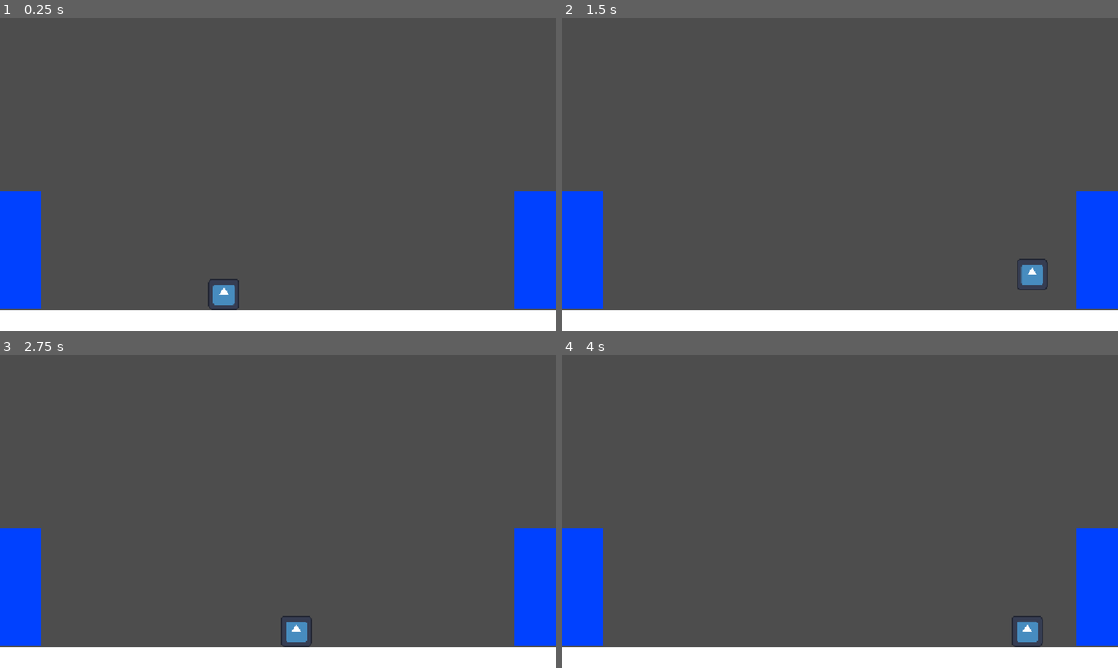
Above: before the commit, frames 1-4 (two rows, left to right).
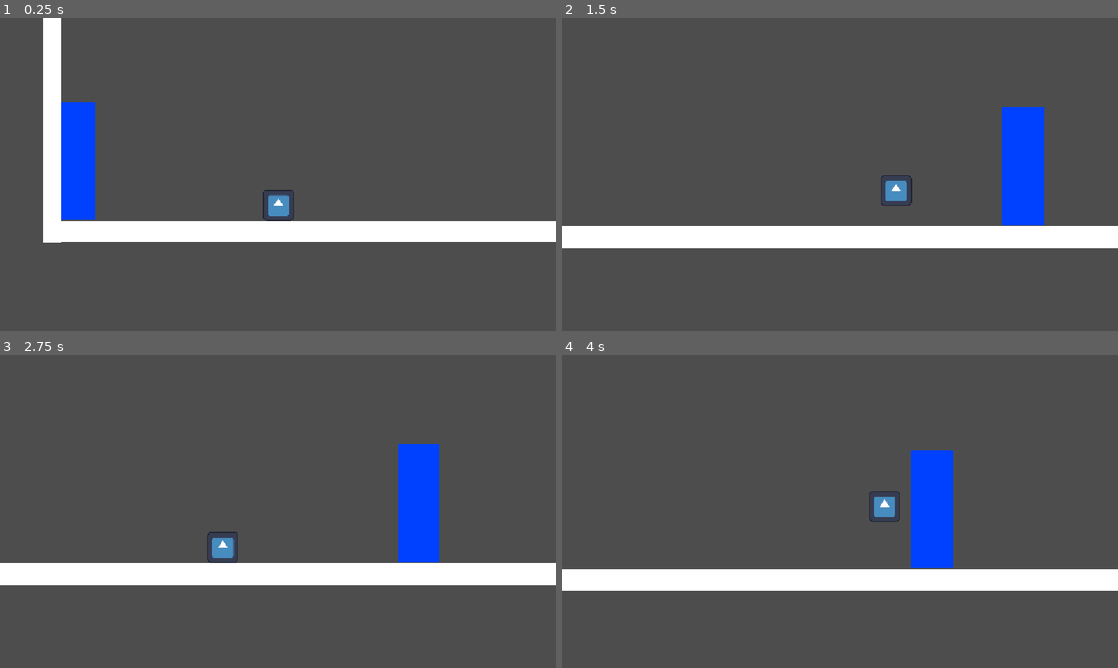
Above: after the commit, the same moments.

Repository: KaileyCo/SpiderKing
Game: Godot game, scene res://scenes/scene_one.tscn
Two runs of this game, one before a commit and one after it. Both use one fixed random seed, a clock stepped at 60 frames per second and the inputs below. The project has no main scene, so this scene is started directly. The engine's default icon, where the game draws it, is replaced by a stand-in: a white triangle on a blue panel in a dark square.
Inputs:
- Up to frame 1 (0.25 s): no input
- Up to frame 2 (1.5 s): tap Enter at 0.5 s; hold Shift (shift) 0.53-1.28 s; hold D (move_right) from 0.53 s (still down); tap Space (jump) at 0.77, 0.8, 1.07, 1.35 s
- Up to frame 3 (2.75 s): tap Space (jump) at 1.52, 1.82, 2.3 s; tap Shift (shift) at 1.55 s; release D (move_right) at 2.03 s; hold A (move_left) from 2.03 s (still down); hold Shift (shift) from 2.03 s (still down)
- Up to frame 4 (4 s): release A (move_left) at 2.78 s; release Shift (shift) at 2.78 s; hold D (move_right) from 2.78 s (still down); tap Shift (shift) at 2.85 s; tap Space (jump) at 3.02, 3.32, 3.6, 3.77 s

The runs differ from the first frame. In frame 1, 23% of the frame differs, in the area x 0-100%, y 0-100%; in frame 2, 22%; in frame 3, 22%; in frame 4, 22%.

Commit message:
Added Dash, Wall Jump, Camera
Shift to dash (once in air), wall jump kinda like Silksong, so you can climb, camera follows player but doesn't stay centered. Acceleration and deceleration added (higher values = less sliding)

Diff:
--- a/Gonzalo - Godot Movement Test/player/player_2d.gd
+++ b/Gonzalo - Godot Movement Test/player/player_2d.gd
@@ -1,32 +1,126 @@
 extends CharacterBody2D
 
 
-const SPEED = 300.0
-const SPRINT_MULTIPLIER = 2.0
-const JUMP_VELOCITY = -400.0
+const SPEED = 300.0           # Max speed of the player
+const JUMP_VELOCITY = -400.0  # Power of the jump (negative y means up in godot)
+
+# How quickly players reaches top speed or stops
+# Time to reach top speed or stop: (Speed / Accel or Deccel)
+const ACCELERATION = 2400.0
+const DECELERATION = 3000.0
+
+const DASH_SPEED = 700.0   # How fast the dash is
+const DASH_DURATION = 0.15 # How long the dash lasts
+
+const WALL_SLIDE_SPEED = 100.0         # How quickly (or slowly) you slide down a wall
+const WALL_SLIDE_DECELERATION = 2000.0 # How quick fall speed slows down
+
+const WALL_JUMP_HORIZONTAL_SPEED = 350.0 # Horizontal speed of wall jump
+const WALL_JUMP_VERTICAL_SPEED = -400.0 # Vertical speed of wall jump
+const WALL_JUMP_CONTROL_DELAY = 0.012 # How long until player can move after wall jump
+
+# Initialized player values
+var facing_direction: float = 1.0 # Direction player faces (-1: left and 1: right)
+var dash_direction: float = 1.0  # Direction player dashes
+var dash_time_remaining: float = 0.0 # Timer for a dash
+var air_dash_available: bool = true # Tracks if player still has an air dash available
+
+var wall_jump_control_time: float = 0.0 # For wall jump delay
 
 
 func _physics_process(delta: float) -> void:
-	# Add gravity while the character is in the air.
+	# Makes left = -1 and right = 1
+	var direction := Input.get_axis("move_left", "move_right")
+
+	# Remember the last horizontal direction faced
+	if direction != 0: # input clicked
+		facing_direction = direction # direction updated
+
+	# You can only dash once in the air, resets on floor
+	if is_on_floor():
+		air_dash_available = true
+
+	# Count down the wall-jump control delay.
+	if wall_jump_control_time > 0:
+		wall_jump_control_time -= delta
+
+	# Attempt to begin a dash.
+	if Input.is_action_just_pressed("shift"):
+		try_start_dash(direction)
+
+	if dash_time_remaining > 0:
+		handle_dash(delta) # Dashing
+	else:
+		handle_normal_movement(direction, delta) # Not dashing
+
+	move_and_slide() # Godot movement, handles collisions
+
+
+func handle_dash(delta: float) -> void:
+	dash_time_remaining -= delta # Dash time counts down
+
+	velocity.x = dash_direction * DASH_SPEED # Dash speed
+	velocity.y = 0.0
+
+
+func handle_normal_movement(direction: float, delta: float) -> void:
+	# Apply gravity while in air
 	if not is_on_floor():
 		velocity += get_gravity() * delta
 
-	# Handle jumping.
-	if Input.is_action_just_pressed("jump") and is_on_floor():
-		velocity.y = JUMP_VELOCITY
+	# Slow player's fall while touching a wall
+	if is_on_wall() and not is_on_floor() and velocity.y > WALL_SLIDE_SPEED:
+		velocity.y = move_toward(
+			velocity.y,
+			WALL_SLIDE_SPEED,
+			WALL_SLIDE_DECELERATION * delta
+		)
 
-	# New variable for speed so it can be altered
-	var current_speed: float = SPEED
+	# Handle normal jumps and wall jumps.
+	if Input.is_action_just_pressed("jump"):
+		if is_on_floor():
+			velocity.y = JUMP_VELOCITY
+		elif is_on_wall():
+			perform_wall_jump()
+			air_dash_available = true
 
-	# Increase speed while Shift is held.
-	if Input.is_action_pressed("shift"):
-		current_speed *= SPRINT_MULTIPLIER
+	# Normal horizontal movement briefly disabled after a wall jump.
+	if wall_jump_control_time <= 0:
+		if direction != 0:
+			var target_velocity := direction * SPEED
 
-	var direction := Input.get_axis("move_left", "move_right")
+			velocity.x = move_toward(
+				velocity.x,
+				target_velocity,
+				ACCELERATION * delta
+			)
+		else:
+			velocity.x = move_toward(
+				velocity.x,
+				0.0,
+				DECELERATION * delta
+			)
 
-	if direction:
-		velocity.x = direction * current_speed
+
+func perform_wall_jump() -> void:
+	var wall_normal := get_wall_normal()
+
+	velocity.x = wall_normal.x * WALL_JUMP_HORIZONTAL_SPEED
+	velocity.y = WALL_JUMP_VERTICAL_SPEED
+
+	wall_jump_control_time = WALL_JUMP_CONTROL_DELAY
+
+
+func try_start_dash(direction: float) -> void:
+	if not is_on_floor() and not air_dash_available:
+		return
+
+	if direction != 0:
+		dash_direction = direction
 	else:
-		velocity.x = move_toward(velocity.x, 0, SPEED)
+		dash_direction = facing_direction
 
-	move_and_slide()
+	dash_time_remaining = DASH_DURATION
+
+	if not is_on_floor():
+		air_dash_available = false
--- a/Gonzalo - Godot Movement Test/player/player_2d.tscn
+++ b/Gonzalo - Godot Movement Test/player/player_2d.tscn
@@ -16,3 +16,8 @@
 [node name="CollisionShape2D" type="CollisionShape2D" parent="." unique_id=142307059]
 position = Vector2(498, 341)
 shape = SubResource("RectangleShape2D_0tnrl")
+
+[node name="Camera2D" type="Camera2D" parent="." unique_id=967665266]
+position = Vector2(496, 233)
+drag_horizontal_enabled = true
+drag_vertical_enabled = true
--- a/Gonzalo - Godot Movement Test/scenes/scene_one.tscn
+++ b/Gonzalo - Godot Movement Test/scenes/scene_one.tscn
@@ -8,7 +8,7 @@
 blend_mode = 1
 
 [sub_resource type="RectangleShape2D" id="RectangleShape2D_cf7qs"]
-size = Vector2(1163, 48)
+size = Vector2(2563.5, 48)
 
 [sub_resource type="CanvasTexture" id="CanvasTexture_0tnrl"]
 
@@ -17,24 +17,43 @@
 
 [sub_resource type="CanvasTexture" id="CanvasTexture_cf7qs"]
 
+[sub_resource type="RectangleShape2D" id="RectangleShape2D_cop04"]
+size = Vector2(40, 644.5)
+
+[sub_resource type="CanvasTexture" id="CanvasTexture_cop04"]
+
 [node name="SceneOne" type="Node2D" unique_id=233813023]
+
+[node name="Player" parent="." unique_id=1177396484 instance=ExtResource("1_11pc1")]
+position = Vector2(215, 392)
+scale = Vector2(0.5, 0.5)
 
 [node name="Floor" type="StaticBody2D" parent="." unique_id=1084042524]
 material = SubResource("CanvasItemMaterial_11pc1")
 
 [node name="CollisionShape2D" type="CollisionShape2D" parent="Floor" unique_id=854646081]
 material = SubResource("CanvasItemMaterial_lafl4")
-position = Vector2(576, 628)
+position = Vector2(1276.25, 628)
 shape = SubResource("RectangleShape2D_cf7qs")
 
 [node name="Sprite2D" type="Sprite2D" parent="Floor" unique_id=1913766332]
-position = Vector2(577.6446, 626.93256)
-scale = Vector2(-1158.892, 44.26843)
+position = Vector2(1274.5488, 626.93256)
+scale = Vector2(-2552.7007, 44.26843)
 texture = SubResource("CanvasTexture_0tnrl")
 
-[node name="Player" parent="." unique_id=1177396484 instance=ExtResource("1_11pc1")]
-position = Vector2(215, 392)
-scale = Vector2(0.5, 0.5)
+[node name="Roof" type="StaticBody2D" parent="." unique_id=105670485]
+material = SubResource("CanvasItemMaterial_11pc1")
+position = Vector2(5, -614)
+
+[node name="CollisionShape2D" type="CollisionShape2D" parent="Roof" unique_id=1239300406]
+material = SubResource("CanvasItemMaterial_lafl4")
+position = Vector2(1276.25, 628)
+shape = SubResource("RectangleShape2D_cf7qs")
+
+[node name="Sprite2D" type="Sprite2D" parent="Roof" unique_id=648717556]
+position = Vector2(1274.5488, 626.93256)
+scale = Vector2(-2552.7007, 44.26843)
+texture = SubResource("CanvasTexture_0tnrl")
 
 [node name="Wall" type="StaticBody2D" parent="." unique_id=488922243]
 position = Vector2(-4, 359)
@@ -61,3 +80,27 @@
 position = Vector2(44.75, 121.74999)
 scale = Vector2(86.5, 244.49998)
 texture = SubResource("CanvasTexture_cf7qs")
+
+[node name="Border" type="StaticBody2D" parent="." unique_id=249138189]
+position = Vector2(18, 1)
+
+[node name="CollisionShape2D" type="CollisionShape2D" parent="Border" unique_id=1219733507]
+position = Vector2(-24, 326.25)
+shape = SubResource("RectangleShape2D_cop04")
+
+[node name="Sprite2D" type="Sprite2D" parent="Border" unique_id=1218593799]
+position = Vector2(-23.846598, 326.8093)
+scale = Vector2(-36.42653, 644.3518)
+texture = SubResource("CanvasTexture_cop04")
+
+[node name="Border2" type="StaticBody2D" parent="." unique_id=1622345134]
+position = Vector2(2590, 1)
+
+[node name="CollisionShape2D" type="CollisionShape2D" parent="Border2" unique_id=1152144230]
+position = Vector2(-24, 326.25)
+shape = SubResource("RectangleShape2D_cop04")
+
+[node name="Sprite2D" type="Sprite2D" parent="Border2" unique_id=241099368]
+position = Vector2(-23.846598, 326.8093)
+scale = Vector2(-36.42653, 644.3518)
+texture = SubResource("CanvasTexture_cop04")
